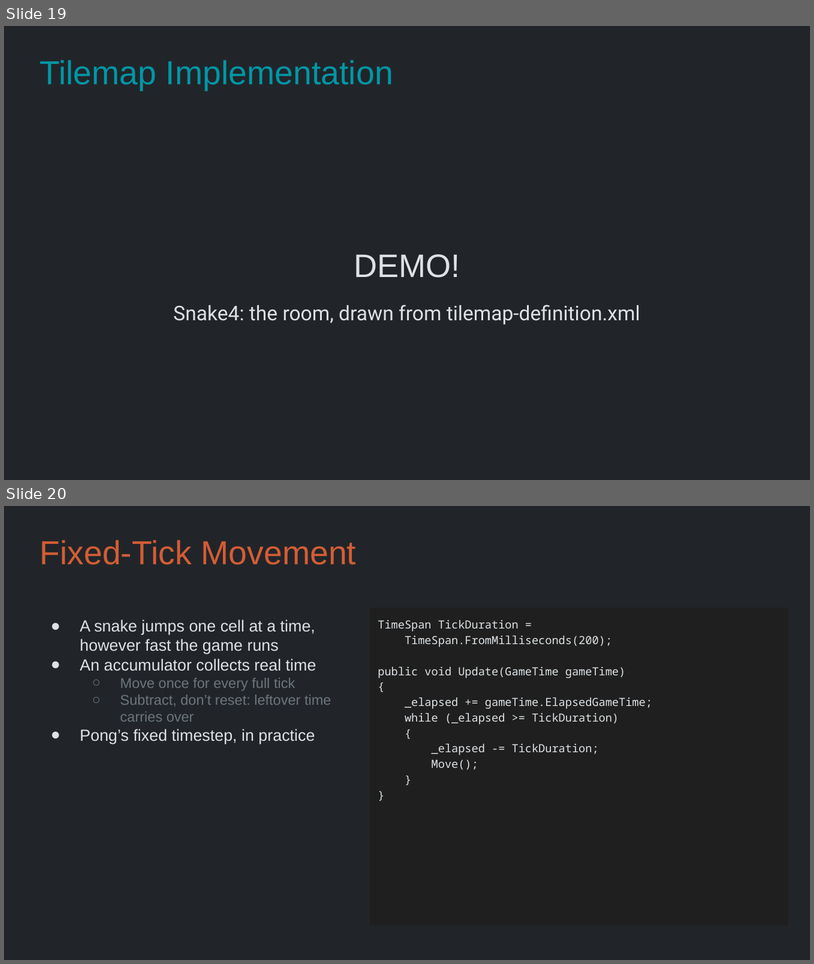
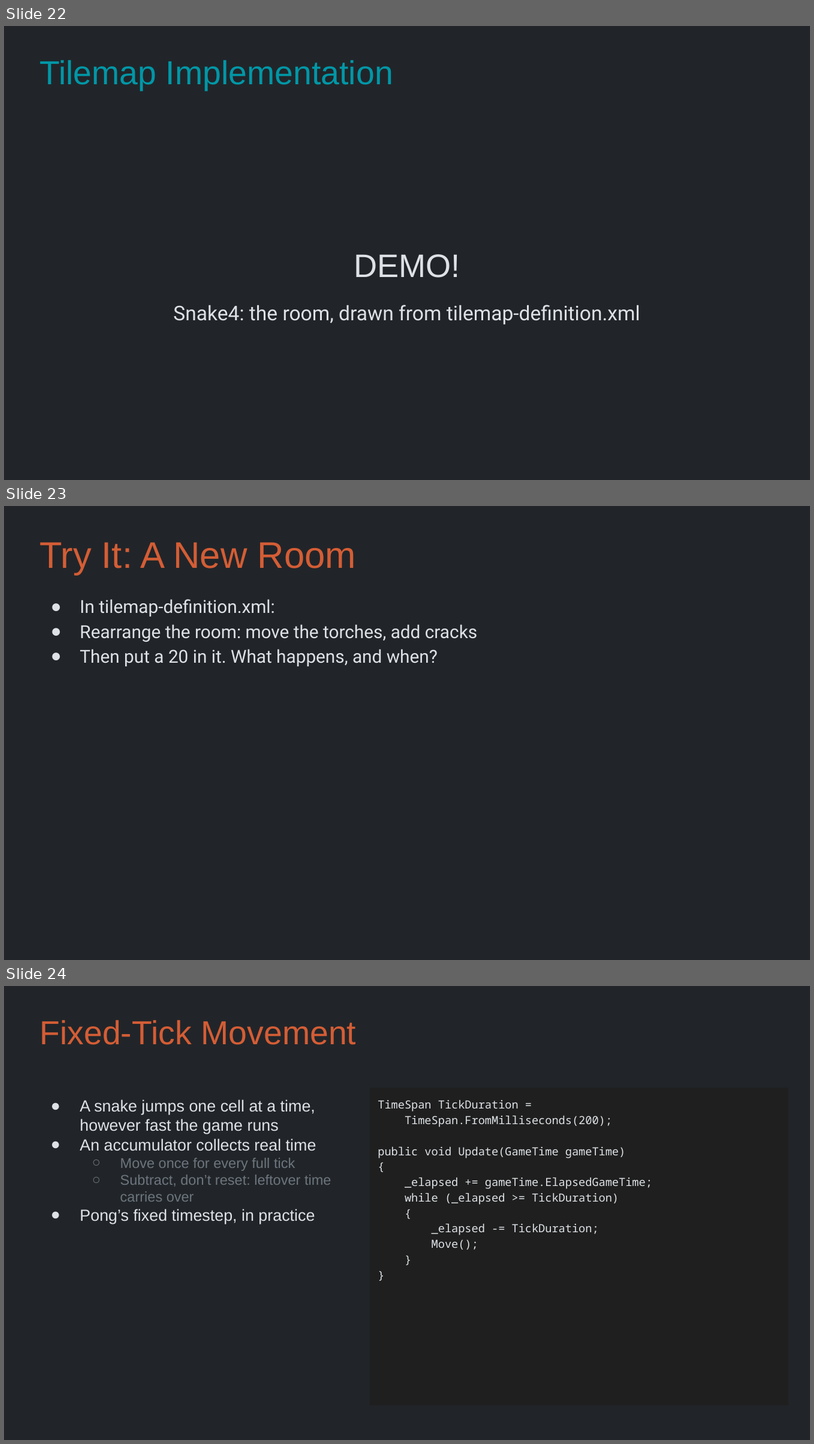
Before and after one commit to Metamate/gar, a slide deck: slides/03 Snake.pptx. Shown one above the other, each under a label of ours: slides 19 and 20 before the commit, slides 22, 23 and 24 after it. The pictures are 814x964 and 814x1444 pixels, drawn with LibreOffice and Linux fonts; fonts in the diff are those of the drawing. Boxes give left, top, right and bottom in pixels: in the first picture for what was removed or moved away, otherwise in the second. Text is boxed around its words. In the diff, an @@ line names an element or a change of style, - is before the commit and + after.

```diff
--- a/slides/03 Snake.pptx
+++ b/slides/03 Snake.pptx
@@ slide 23 added at bbox=[4, 506, 810, 960], background #212529 @@
@@ title added at bbox=[39, 542, 356, 575], 33 pt, text #D45D35 @@
+Try It: A New Room
@@ text added at bbox=[80, 599, 477, 666], 16 pt, text #DEE2E6 @@
+● In tilemap-definition.xml:
+● Rearrange the room: move the torches, add cracks
+● Then put a 20 in it. What happens, and when?
@@ what was slide 19 is now slide 22 @@
@@ what was slide 20 is now slide 24 @@
```
Also in this commit, not shown: 4 other slides added, 2 other files.
